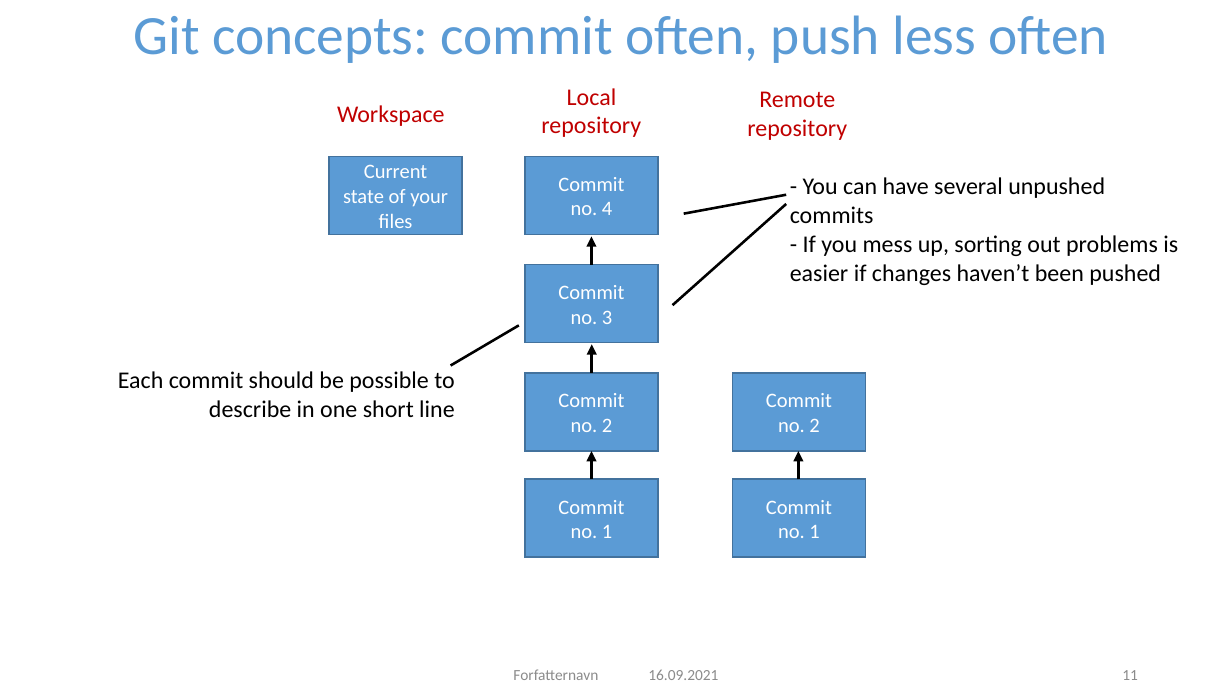
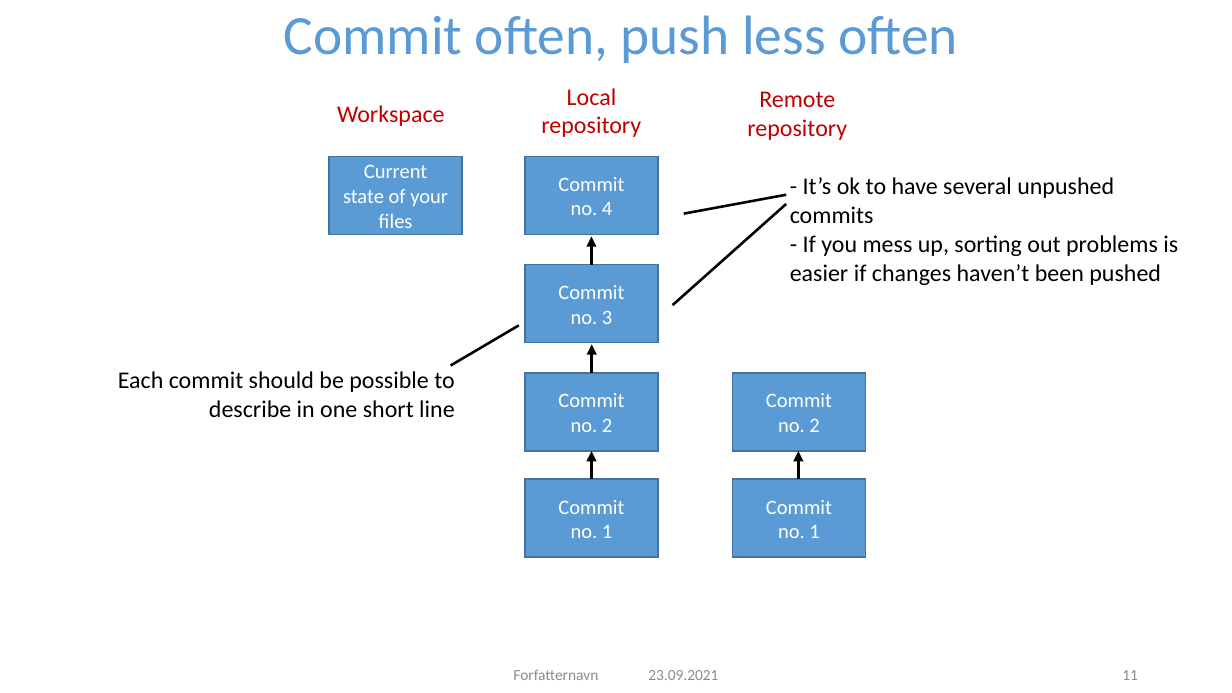
Before and after one commit to NIVANorge/R-Resources, a slide deck: slide 11 of Git concepts.pptx. Drawn at 1232x693 pixels with LibreOffice and Linux fonts; fonts in the diff are those of the drawing; background and template pictures are left out. Boxes give left, top, right and bottom in pixels: in the first picture for what was removed or moved away, otherwise in the second. Text is boxed around its words. In the diff, an @@ line names an element or a change of style, - is before the commit and + after.

```diff
--- a/Git concepts.pptx
+++ b/Git concepts.pptx
@@ title at [284, 15, 957, 63]: text changed @@
-Git concepts: commit often, push less often
+Commit often, push less often
@@ text at [790, 177, 1114, 223]: text changed @@
-- You can have several unpushed commits
+- It’s ok to have several unpushed commits
@@ text at [648, 670, 718, 680]: text changed @@
-16.09.2021
+23.09.2021
```
Also in this commit, not shown: 21 other slides changed, 2 slides added, 1 slide removed.
